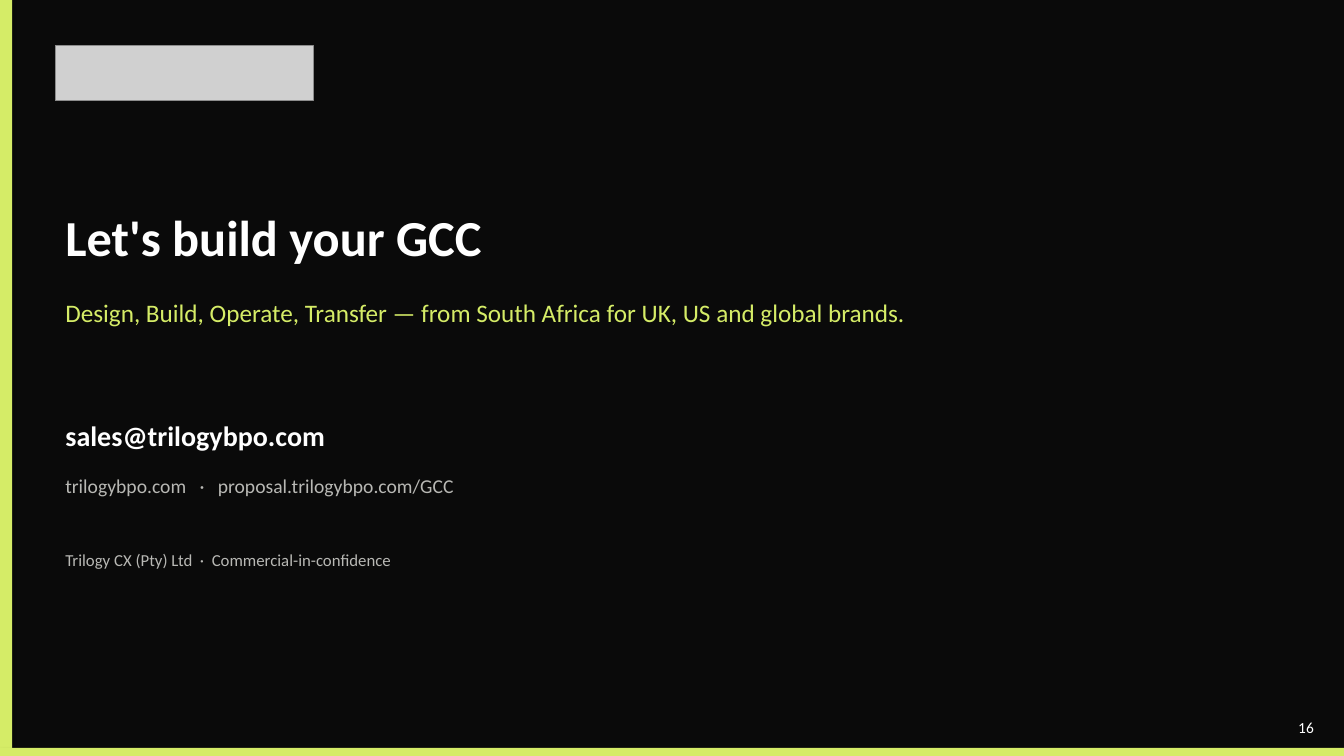
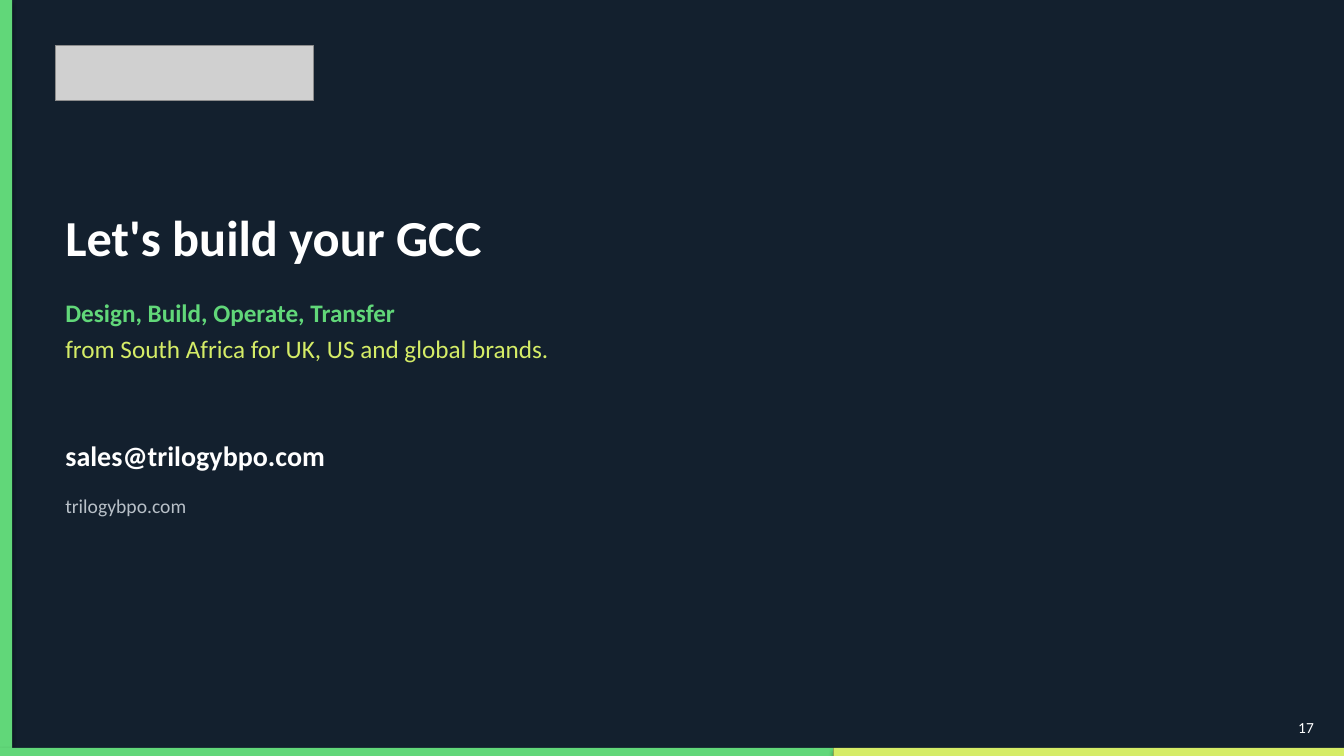
Before and after one commit to thegreatcornolio/Trilogy-RFP, a slide deck: slide 17 of GCC/Trilogy-GCC-Overview.pptx (slide 16 before the commit). Drawn at 1344x756 pixels with LibreOffice and Linux fonts; fonts in the diff are those of the drawing; grey boxes stand for pictures. Boxes give left, top, right and bottom in pixels: in the first picture for what was removed or moved away, otherwise in the second. Text is boxed around its words. In the diff, an @@ line names an element or a change of style, - is before the commit and + after.

```diff
--- a/GCC/Trilogy-GCC-Overview.pptx
+++ b/GCC/Trilogy-GCC-Overview.pptx
@@ rectangle at (0, 0, 1344, 756): fill #0A0A0A to #13202E @@
@@ rectangle at (0, 0, 12, 756): fill #D5EC67 to #61D779 @@
@@ text at (65, 304, 548, 363): text changed @@
-Design, Build, Operate, Transfer — from South Africa for UK, US and global brands.
+Design, Build, Operate, Transfer
+from South Africa for UK, US and global brands.
@@ text "sales@trilogybpo.com": place and size @@
-text "sales@trilogybpo.com" at (65, 426, 325, 451)
+text "sales@trilogybpo.com" at (65, 446, 325, 471)
@@ text at (65, 499, 186, 517): text changed; text colour #B8B8B4 to #B8C0C8 @@
-trilogybpo.com · proposal.trilogybpo.com/GCC
+trilogybpo.com
@@ text removed at (65, 554, 391, 569) @@
-Trilogy CX (Pty) Ltd · Commercial-in-confidence
@@ rectangle added at (0, 748, 834, 756), fill #61D779 @@
@@ rectangle: place and size @@
-rectangle at (0, 748, 1344, 756)
+rectangle at (834, 748, 1344, 756)
@@ text at (1298, 723, 1314, 733): text changed @@
-16
+17
```
Also in this commit, not shown: 15 other slides changed, 1 slide added, 9 other files.
